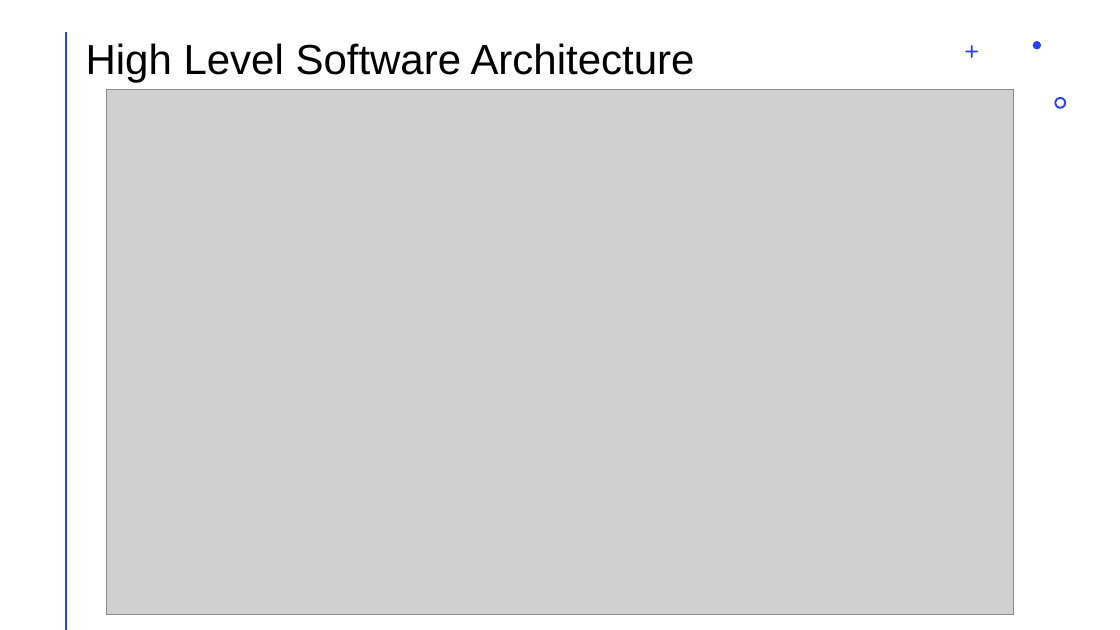
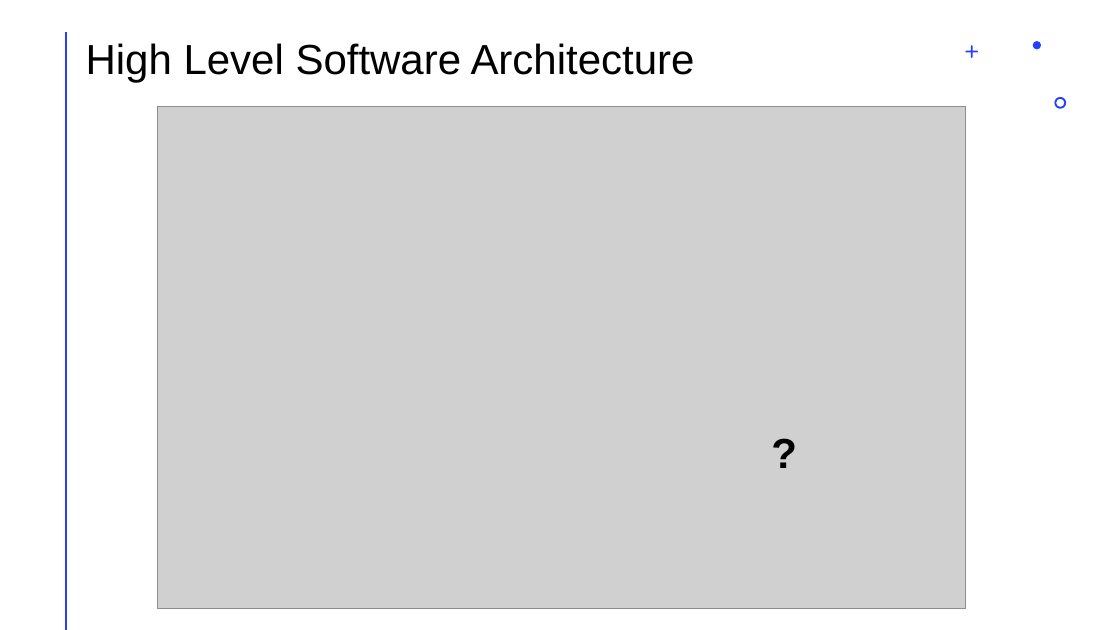
Before and after one commit to aresys-srl/sct, a slide deck: slide 3 of documentation/new_sct_status_update.pptx. Drawn at 1120x630 pixels with LibreOffice and Linux fonts; fonts in the diff are those of the drawing; grey boxes stand for pictures. Boxes give left, top, right and bottom in pixels: in the first picture for what was removed or moved away, otherwise in the second. Text is boxed around its words. In the diff, an @@ line names an element or a change of style, - is before the commit and + after.

```diff
--- a/documentation/new_sct_status_update.pptx
+++ b/documentation/new_sct_status_update.pptx
@@ picture: place and size @@
-picture at bbox=[106, 89, 1013, 614]
+picture at bbox=[157, 106, 965, 608]
@@ text added at bbox=[763, 423, 814, 482], 36 pt, text #000000, bold @@
+?
```
Also in this commit, not shown: 7 other slides changed, 2 slides added, 3 slides removed, 45 other files.
